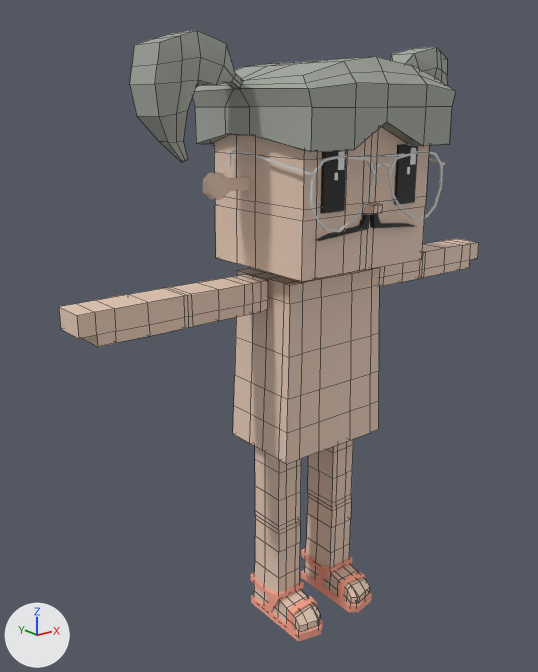
An edit to the FBX model mustachiorascals/fbx/c97db015-2a9d-473e-b662-59b52942cb5b.fbx, drawn before and after from the same camera.
Both versions are drawn from a camera (50 mm lens) standing at (-0.0242, -0.0259, 0.0267) and looking at (-0.0017, 0.0022, 0.0155). Lighting does not change. The marker at lower left points along +X, +Y and +Z. Mesh edges are drawn as thin lines on the coarser meshes. Where no turn or scale is listed for an object, it has been applied to the vertices.

Before the edit, the objects in view are built like this:
```python
me_mesh_005 = bpy.data.meshes.new('Mesh.005')
me_mesh_005.from_pydata(...)  # 80 vertices, 76 faces; spans x -0.00599..0.00599, y 0.00072..0.00156, z 0.02268..0.0238
me_mesh_005.materials.append(mat_skin)  # beige #eacdb9
me_mesh_008 = bpy.data.meshes.new('Mesh.008')
me_mesh_008.from_pydata(...)  # 120 vertices, 116 faces; spans x -0.00287..0.00286, y -0.00294..-0.00262, z 0.02227..0.0249
# faces by material slot: [112, 4]
me_mesh_008.materials.append(mat_eyes)  # black #000000
me_mesh_008.materials.append(mat_eye_white)  # white #ffffff
me_mesh_009 = bpy.data.meshes.new('Mesh.009')
me_mesh_009.from_pydata(...)  # 140 vertices, 136 faces; spans x -0.0126..0.0126, y 0.0003..0.002, z 0.0174..0.0189
me_mesh_009.materials.append(mat_skin)  # beige #eacdb9
ob_e_7 = bpy.data.objects.new('e_7', me_mesh_005)
ob_e_7.location = (0.0, 0.0, 0.0)
ob_eye_4 = bpy.data.objects.new('eye_4', me_mesh_008)
ob_eye_4.location = (0.0, 0.0, 0.0)
ob_mustachio_arms = bpy.data.objects.new('mustachio_arms', me_mesh_009)
ob_mustachio_arms.location = (0.0, 0.0, 0.0)
# also in view: 'mustachio_head' at (0.0, 0.0002, 0.0227); 'f_sandals' at (0.0, 0.0003, 0.0008); 'mustachio_legs' at (0.0, 0.0003, 0.0053); 'ew_aviator_2' at (0.0, -0.0007, 0.0231); 'mustachio_body' at (0.0, 0.0011, 0.0144)
```
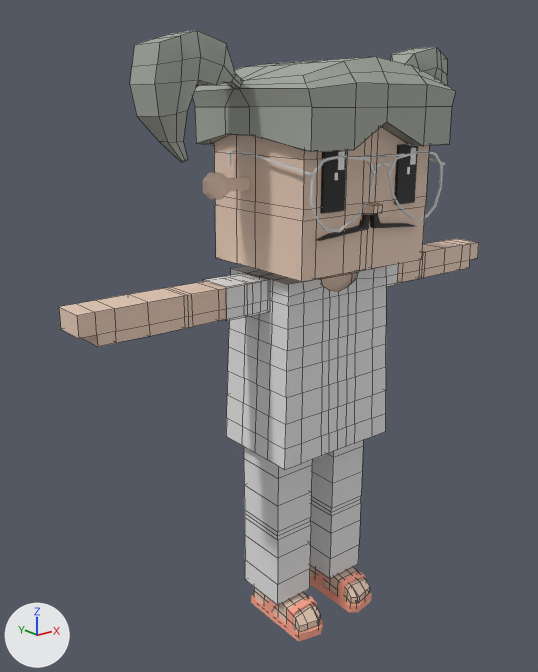
Location of each change, (x1, y1, x2, y2) in pixels of the pictures (538 x 672 px):
'c_shirt_1', added: after (226, 266, 386, 470)
'c_pants', added: after (244, 440, 363, 606)
'c_shirt_2', added: after (203, 264, 399, 321)
'mustachio_body', unchanged, covered by the edit: before (233, 267, 380, 464); after (321, 271, 358, 291)
'mustachio_legs', unchanged, covered by the edit: before (254, 439, 370, 633); after (254, 565, 370, 633)

The change, as a list of edits to the scene's bpy script:
```text
Add mat_lower_garment:
    mat_lower_garment = principled_material('lower_garment')
    mat_lower_garment.base_color = (0.8, 0.8, 0.8)  # white #e7e7e7
Add mat_upper_garment_1:
    mat_upper_garment_1 = principled_material('upper_garment_1')
    mat_upper_garment_1.base_color = (0.8, 0.8, 0.8)  # white #e7e7e7
Add me_mesh_003_1:
    me_mesh_003_1.from_pydata(...)  # 72 vertices, 64 faces; spans x -0.003..0.003, y -0.00018..0.00265, z 0.00139..0.01069
    me_mesh_003_1.materials.append(mat_lower_garment)  # white #e7e7e7
Add me_mesh_011:
    me_mesh_011.from_pydata(...)  # 230 vertices, 212 faces; spans x -0.00349..0.00349, y -0.0013..0.00353, z 0.00994..0.01894
    me_mesh_011.materials.append(mat_upper_garment_1)  # white #e7e7e7
Add me_mesh_012:
    me_mesh_012.from_pydata(...)  # 24 vertices, 18 faces; spans x -0.00561..0.00561, y 0.00027..0.00209, z 0.01737..0.01893
    me_mesh_012.materials.append(mat_upper_garment_1)  # white #e7e7e7
Add ob_c_pants:
    ob_c_pants = bpy.data.objects.new('c_pants', me_mesh_003_1)
    ob_c_pants.location = (0.0, 0.0, 0.0)
Add ob_c_shirt_1:
    ob_c_shirt_1 = bpy.data.objects.new('c_shirt_1', me_mesh_011)
    ob_c_shirt_1.location = (0.0, 0.0, 0.0)
Add ob_c_shirt_2:
    ob_c_shirt_2 = bpy.data.objects.new('c_shirt_2', me_mesh_012)
    ob_c_shirt_2.location = (0.0, 0.0, 0.0)
```
